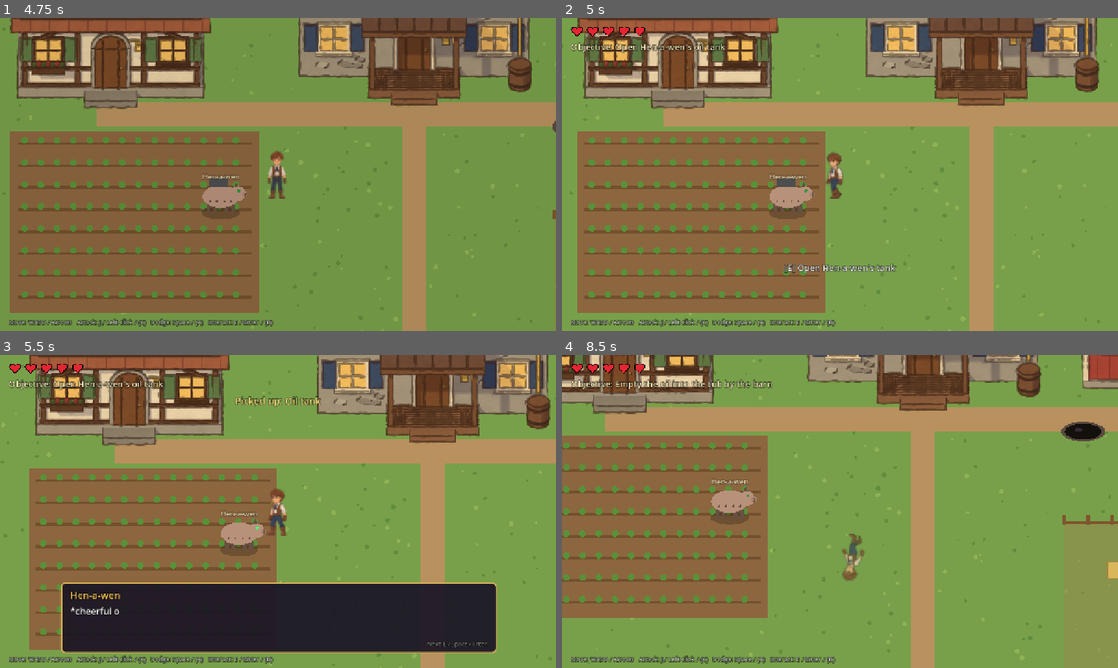
Above: before the commit, frames 1-4 (two rows, left to right).
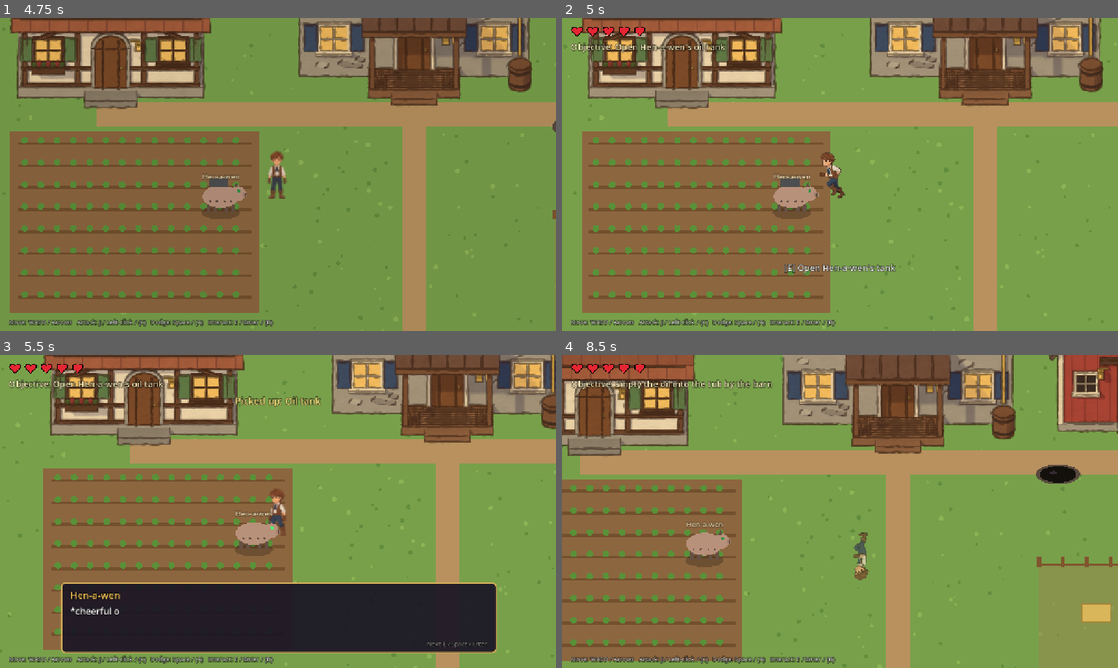
Above: after the commit, the same moments.

Repository: Grabthar21/galactic-adventure
Game: Godot game, scene res://main.tscn
Same seed, same stepped clock (60 frames per second), same inputs: the game is played once before the commit and once after it.
Inputs (mouse positions are in pixels of both pictures, inside the frame that each line leads up to):
- Up to frame 1 (4.75 s): click "Begin" at 0.5 s; tap Enter at 1.25, 2.75 s; move the mouse to (400, 158) at 1.27 s; hold D (move_right) 1.28-2.03 s; hold J (attack) 1.28-2.03 s; click (400, 158) at 1.42 s; tap Space (dodge) at 1.55, 2, 2.1, 3.8 s; move the mouse to (166, 190) at 2.02 s; hold S (move_down) 2.03-2.78 s; tap Shift (run, bound only before the commit) at 2.3, 4.55 s; move the mouse to (333, 105) at 2.77 s; hold D (move_right) 2.78-3.53 s; hold Shift (run, bound only before the commit) 2.78-3.53 s; tap J (attack) at 3.05, 3.6 s; move the mouse to (250, 237) at 3.52 s; hold W (move_up) 3.53-4.28 s; click (250, 237) at 3.67 s; move the mouse to (444, 221) at 4.27 s; hold A (move_left) from 4.28 s (still down); hold Space (dodge) from 4.28 s (still down)
- Up to frame 2 (5 s): keep holding A (move_left); keep holding Space (dodge)
- Up to frame 3 (5.5 s): keep holding A (move_left); move the mouse to (111, 464) at 5.02 s; release Space (dodge) at 5.03 s; tap E (interact) at 5.1 s; tap J (attack) at 5.3 s
- Up to frame 4 (8.5 s): move the mouse to (867, 511) at 5.77 s; release A (move_left) at 5.78 s; hold S (move_down) 5.78-6.53 s; hold Shift (run, bound only before the commit) 5.78-6.53 s; click (867, 511) at 5.92 s; tap Space (dodge) at 6.05, 8.3 s; move the mouse to (756, 433) at 6.52 s; hold D (move_right) 6.53-7.28 s; tap Enter at 6.6 s; tap Shift (run, bound only before the commit) at 6.8 s; move the mouse to (962, 495) at 7.27 s; hold W (move_up) 7.28-8.03 s; hold J (attack) 7.28-8.03 s; tap Keypad Enter at 7.35 s; move the mouse to (728, 527) at 8.02 s; hold D (move_right) from 8.03 s (still down); tap T at 8.1 s; click (728, 527) at 8.17 s

Frame 1 is identical in both runs. In frame 2, 13% of the frame differs, in the area x 2-98%, y 0-100%; in frame 3, 17%; in frame 4, 48%, in the area x 0-100%, y 0-100%.

Commit message:
Run by default; dodge roll on Space: short, a little faster than running
- Running is now the default gait (walk speed x1.8 with the run strips);
  Shift-to-run removed. Walking is kept in the back pocket
  (player.gd DEFAULT_GAIT = "walk"), and heroes without run strips walk.
- Dodge roll (Space / gamepad A): 96 px at run speed x1.25 (~268 px/s,
  0.36 s). Enemy hits miss for the first 0.30 s; the short get-up at the
  end is not protected. Walls stop it (move_and_slide, wall layer 1).
  Cooldown 0.25 s. Plays roll_<dir> strips once they exist; until then
  the old spin placeholder.
- Wolves approach at 230 px/s (a little faster than the run, slower than
  a roll) so they can still close in.
- Tests: default run speed/animation, roll speed vs run, get-up hit
  lands, rolling as a wolf leaps dodges the bite, a wall stops the roll.

Co-Authored-By: Claude Opus 5.5 <noreply@anthropic.com>
Claude-Session: https://claude.ai/code/session_01BTTj8XQEKKbtmbxwbKeDto

Diff:
--- a/scripts/game_state.gd
+++ b/scripts/game_state.gd
@@ -41,8 +41,6 @@
 	_add_action("attack", [KEY_J], [MOUSE_BUTTON_LEFT], [], [JOY_BUTTON_X])
 	# Dodge roll: Space; gamepad A (Xbox) / Cross (PlayStation)  [confirmed binding]
 	_add_action("dodge", [KEY_SPACE], [], [], [JOY_BUTTON_A])
-	# Run: hold Shift (PC for now; a gamepad button can be added later)
-	_add_action("run", [KEY_SHIFT], [], [], [])
 	# Interact / talk: E or Enter; gamepad B (Xbox) / Circle (PlayStation)
 	_add_action("interact", [KEY_E, KEY_ENTER, KEY_KP_ENTER], [], [], [JOY_BUTTON_B])
 
--- a/scripts/player.gd
+++ b/scripts/player.gd
@@ -14,11 +14,18 @@
 const WALK_FPS_BY_DIR := {"down": 37.5, "up": 30.0}   # 30- and 24-frame loops -> 0.8 s per two steps, same cadence as the side walk
 const IDLE_SIDE_FPS := 12.0     # 32-frame breathing loops (tools/sprixen/breathe.py) = ~2.7 s per calm breath
 var walk_speed := SPEED
-const RUN_MULT := 1.8           # holding Run (Shift): speed x1.8; run strips' fps come from art/<hero>_anims.json
+const RUN_MULT := 1.8           # run speed = walk speed x1.8; run strips' fps come from art/<hero>_anims.json
+# Default way of moving. "run" (the family's choice, 24 Nov): the run strips at walk_speed x RUN_MULT.
+# "walk" is kept in the back pocket: the walk strips at walk_speed. Falls back to walking if a
+# hero has no run strips yet.
+const DEFAULT_GAIT := "run"
 var running := false
-const ROLL_DIST := 105.0      # about one character height at gameplay scale
-const ROLL_TIME := 0.32
-const ROLL_COOLDOWN := 0.15
+# Dodge roll (Space / gamepad A): a short burst a little faster than running. Enemy attacks miss
+# during the roll's i-frames; walls stop it like normal movement (move_and_slide, wall layer 1).
+const ROLL_SPEED_MULT := 1.25   # roll speed = run speed x1.25 (~268 px/s)
+const ROLL_DIST := 96.0         # about 0.85 of Arthur's on-screen height
+const ROLL_IFRAMES := 0.30      # invulnerable for the first 0.30 s; the last ~0.06 s (getting up) is not
+const ROLL_COOLDOWN := 0.25
 const CELL := Vector2(98, 148) # frame size in the prepared sheets
 const SCALE := 0.75
 # strips from tools/sprixen may be drawn larger than the 98x148 cells (the smooth Sprixen-style
@@ -42,6 +49,7 @@
 var roll_cd := 0.0
 var roll_vec := Vector2.ZERO
 var invuln_t := 0.0
+var roll_time := 0.36           # set in _ready from ROLL_DIST and the roll speed
 var hurt_t := 0.0
 var knock := Vector2.ZERO
 
@@ -75,6 +83,7 @@
 	var base := "arthur" if hero == "arthur_v2" else hero
 	var tex: Texture2D = load("res://art/%s_frames.png" % base)
 	walk_speed = SPEED_V2 if hero == "arthur_v2" else SPEED
+	roll_time = ROLL_DIST / (walk_speed * RUN_MULT * ROLL_SPEED_MULT)
 	var frames := SpriteFrames.new()
 	frames.remove_animation("default")
 	# Hairstyle: tools/sprixen builds a full strip set per style as art/<hero>__<style>_*
@@ -101,6 +110,12 @@
 		if anims.has("run_" + d) and anims["run_" + d] is Dictionary and anims["run_" + d].has("cell_w"):
 			rw = float(anims["run_" + d]["cell_w"])
 		_add_strip(frames, "run_" + d, "res://art/%s_%s_run.png" % [look, d], _fps(anims, "run_" + d, 30.0), rw)
+		# Roll strips (optional): played once per dodge, timed to last exactly roll_time
+		var key: String = "roll_" + d
+		var cw := float(anims[key]["cell_w"]) if anims.has(key) and anims[key] is Dictionary and anims[key].has("cell_w") else rw
+		if _add_strip(frames, key, "res://art/%s_%s_roll.png" % [look, d], 30.0, cw):
+			frames.set_animation_speed(key, frames.get_frame_count(key) / roll_time)
+			frames.set_animation_loop(key, false)
 	if not _add_strip(frames, "idle_up", "res://art/%s_up_idle.png" % look, _fps(anims, "idle_up", IDLE_SIDE_FPS)):
 		_add_anim(frames, tex, "idle_up", [[3, 0]], 1.0)
 	var side_path := "res://art/%s_side_walk.png" % (look if hero == base else hero)
@@ -246,7 +261,7 @@
 
 
 func is_invulnerable() -> bool:
-	return state == "roll" or invuln_t > 0.0 or state == "dead"
+	return (state == "roll" and roll_t < ROLL_IFRAMES) or invuln_t > 0.0 or state == "dead"
 
 
 func damage_value() -> int:
@@ -279,7 +294,8 @@
 
 	match state:
 		"move":
-			running = controllable and Input.is_action_pressed("run") and input.length() > 0.1
+			running = DEFAULT_GAIT == "run" and input.length() > 0.1 and sprite.sprite_frames != null \
+				and sprite.sprite_frames.has_animation("run_" + anim_dir)
 			velocity = input * walk_speed * (RUN_MULT if running else 1.0)
 			if input.length() > 0.1:
 				facing = input.normalized()
@@ -306,9 +322,10 @@
 			fx.queue_redraw()
 		"roll":
 			roll_t += delta
-			velocity = roll_vec * (ROLL_DIST / ROLL_TIME)
-			sprite.rotation = (roll_t / ROLL_TIME) * TAU * (1.0 if roll_vec.x >= 0.0 else -1.0)
-			if roll_t >= ROLL_TIME:
+			velocity = roll_vec * (ROLL_DIST / roll_time)
+			if not _has_roll_art():   # placeholder until the roll strips exist: spin the sprite
+				sprite.rotation = (roll_t / roll_time) * TAU * (1.0 if roll_vec.x >= 0.0 else -1.0)
+			if roll_t >= roll_time:
 				state = "move"
 				sprite.rotation = 0.0
 				roll_cd = ROLL_COOLDOWN
@@ -324,7 +341,7 @@
 
 	move_and_slide()
 	_update_anim()
-	sprite.modulate.a = 0.75 if state == "roll" else (0.35 if (invuln_t > 0.0 and int(invuln_t * 14.0) % 2 == 0) else 1.0)
+	sprite.modulate.a = 0.75 if (state == "roll" and not _has_roll_art()) else (0.35 if (invuln_t > 0.0 and int(invuln_t * 14.0) % 2 == 0) else 1.0)
 
 
 func _start_attack(n: int) -> void:
@@ -344,6 +361,14 @@
 	combo = 0
 	roll_vec = input.normalized() if input.length() > 0.1 else facing
 	facing = roll_vec
+	_update_anim()
+	if _has_roll_art():
+		sprite.frame = 0
+		sprite.play()
+
+
+func _has_roll_art() -> bool:
+	return sprite.sprite_frames != null and sprite.sprite_frames.has_animation("roll_" + anim_dir)
 
 
 func _apply_hit() -> void:
@@ -370,11 +395,15 @@
 	var moving := velocity.length() > 20.0 and state == "move"
 	var anim := ("walk_" if moving or state == "roll" else "idle_") + anim_dir
 	var base_speed := walk_speed
-	if moving and running:
-		if sprite.sprite_frames.has_animation("run_" + anim_dir):
-			anim = "run_" + anim_dir
-			base_speed = walk_speed * RUN_MULT
-		# (no run strip yet: the walk plays faster below)
+	if (moving or state == "roll") and DEFAULT_GAIT == "run" and sprite.sprite_frames.has_animation("run_" + anim_dir):
+		anim = "run_" + anim_dir
+		base_speed = walk_speed * RUN_MULT
+	if state == "roll" and _has_roll_art():
+		anim = "roll_" + anim_dir    # one roll per dodge: its fps is set so it lasts roll_time
+		if sprite.animation != anim:
+			sprite.play(anim)
+		sprite.speed_scale = 1.0
+		return
 	if sprite.animation != anim:
 		sprite.play(anim)
 	# legs keep pace with actual speed (e.g. a half-pushed stick walks slower, not skating)
--- a/scripts/wolf.gd
+++ b/scripts/wolf.gd
@@ -3,7 +3,7 @@
 
 signal defeated
 
-const SPEED := 120.0   # a little faster than the hero's walk, slower than a dodge
+const SPEED := 230.0   # a little faster than the hero's run (214), slower than a dodge roll (268)
 const LUNGE_SPEED := 620.0
 const LUNGE_TIME := 0.28
 const TELEGRAPH := 0.65
--- a/tests/playthrough_test.gd
+++ b/tests/playthrough_test.gd
@@ -109,10 +109,11 @@
 	ok("no damage while rolling", p.hp == hp_before)
 	for i in 30: await physics_frame
 	var dist: float = start.distance_to(p.global_position)
-	ok("roll distance about one character height (~105px)", dist > 80.0 and dist < 125.0, "%.0fpx" % dist)
+	ok("roll distance short (~96px)", dist > 80.0 and dist < 112.0, "%.0fpx" % dist)
 	p.invuln_t = 0.0
 	p.take_hit(1, p.global_position + Vector2(20, 0))
 	ok("hit lands when not rolling", p.hp == hp_before - 1, "hp %d -> %d" % [hp_before, p.hp])
+	await _roll_checks(p, wolves)
 	# lunge telegraph + contact damage
 	var w2 = wolves[1]
 	w2.set_physics_process(true)
@@ -133,3 +134,80 @@
 		await process_frame; guard2 += 1
 	ok("respawn restores health", p.hp == p.max_hp)
 	ok("respawn resets wolves", get_nodes_in_group("enemies").size() == 3)
+
+
+## Running is the default gait; the dodge roll is a short burst a little faster than running,
+## dodges a real wolf lunge, ends with a short vulnerable get-up, and walls stop it.
+func _roll_checks(p, wolves) -> void:
+	p.invuln_t = 0.0; p.state = "move"; p.velocity = Vector2.ZERO
+	var run_speed: float = p.walk_speed * p.RUN_MULT
+	# default movement = run
+	Input.action_press("move_right")
+	for i in 12: await physics_frame
+	var v_run: float = p.velocity.length()
+	if p.sprite.sprite_frames.has_animation("run_side"):
+		ok("default movement is the run", absf(v_run - run_speed) < 2.0 and String(p.sprite.animation) == "run_side",
+			"%.0f px/s, %s" % [v_run, p.sprite.animation])
+	else:   # a hero without run strips yet (Gwen) keeps walking
+		ok("no run strips: walks", absf(v_run - p.walk_speed) < 2.0, "%.0f px/s" % v_run)
+	# roll speed: a little faster than the run
+	await tap("dodge")
+	var v_roll := 0.0
+	for i in 6:
+		await physics_frame
+		if p.state == "roll": v_roll = maxf(v_roll, p.velocity.length())
+	Input.action_release("move_right")
+	ok("roll a little faster than running (1.1-1.4x)", v_roll > run_speed * 1.1 and v_roll < run_speed * 1.4,
+		"roll %.0f vs run %.0f px/s" % [v_roll, run_speed])
+	while p.state == "roll": await physics_frame
+	# the get-up at the end of the roll is not protected
+	p.invuln_t = 0.0; p.state = "move"
+	for i in 20: await physics_frame
+	await tap("dodge")
+	while p.state == "roll" and p.roll_t < p.ROLL_IFRAMES + 0.01: await physics_frame
+	var hp_a: int = p.hp
+	if p.state == "roll":
+		p.take_hit(1, p.global_position + Vector2(20, 0))
+	ok("end of the roll (get-up) is not invulnerable", p.hp == hp_a - 1, "hp %d -> %d" % [hp_a, p.hp])
+	p.hp = p.max_hp; p.invuln_t = 0.0; p.state = "move"; p.knock = Vector2.ZERO
+	for i in 30: await physics_frame
+	# a real wolf lunge is dodged by rolling as it leaps
+	var w = wolves[2]
+	w.set_physics_process(true)
+	p.invuln_t = 0.0; p.state = "move"
+	w.global_position = p.global_position + Vector2(150, 0)
+	w.state = "telegraph"; w.t = 0.0; w.holding_token = true; w.get_script().attackers = 1
+	var hp_b: int = p.hp
+	while w.state == "telegraph": await physics_frame
+	Input.action_press("move_up")
+	await tap("dodge")
+	Input.action_release("move_up")
+	while w.state == "lunge": await physics_frame
+	ok("rolling as the wolf leaps dodges the bite", p.hp == hp_b, "hp %d -> %d" % [hp_b, p.hp])
+	w.set_physics_process(false); w.global_position = Vector2(2300, 1500); w.state = "circle"
+	w._release_token()
+	while p.state == "roll": await physics_frame
+	# walls stop a roll
+	p.invuln_t = 0.0; p.state = "move"
+	var wall := StaticBody2D.new()
+	wall.collision_layer = 1
+	var cs := CollisionShape2D.new()
+	var rs := RectangleShape2D.new()
+	rs.size = Vector2(20, 200)
+	cs.shape = rs
+	wall.add_child(cs)
+	p.get_parent().add_child(wall)
+	wall.global_position = p.global_position + Vector2(80, 0)   # nearer than a full roll (96px)
+	for i in 30: await physics_frame   # roll cooldown
+	var x0: float = p.global_position.x
+	Input.action_press("move_right")
+	await tap("dodge")
+	Input.action_release("move_right")
+	var max_x := x0
+	while p.state == "roll":
+		await physics_frame
+		max_x = maxf(max_x, p.global_position.x)
+	ok("a wall stops the roll", max_x - x0 > 20.0 and max_x < wall.global_position.x - 10.0,
+		"rolled %.0fpx, stopped at x %.0f, wall face at %.0f" % [max_x - x0, max_x, wall.global_position.x - 10.0])
+	wall.queue_free()
+	p.hp = p.max_hp; p.hp_changed.emit(p.hp, p.max_hp)
--- a/tests/render_run.gd
+++ b/tests/render_run.gd
@@ -1,7 +1,8 @@
 extends SceneTree
-## Starts the game, then walks and runs (Shift) in each direction and saves a screenshot of each
-## (real renderer, under xvfb): /tmp/run_<walk|run>_<dir>.png. Also checks the run animations load
-## with the manifest's frame counts and wide cells, and that holding Run plays them.
+## Starts the game, then runs (the default gait) and dodge-rolls (Space) in each direction and
+## saves a screenshot of each (real renderer, under xvfb): /tmp/run_<run|roll>_<dir>.png. Also
+## checks the run animations load with the manifest's frame counts and wide cells, and that moving
+## plays them (and the roll strips during a roll, once they exist).
 var _f := 0
 var _main: Node
 var _player: Node
@@ -31,7 +32,7 @@
 
 
 func _release_all() -> void:
-	for a in ["move_right", "move_left", "move_down", "move_up", "run"]:
+	for a in ["move_right", "move_left", "move_down", "move_up", "dodge"]:
 		Input.action_release(a)
 
 
@@ -57,20 +58,22 @@
 				_check(sf.get_frame_count("run_" + d) == {"side": 18, "down": 26, "up": 23}[d], "run_%s frame count" % d)
 	# each step: hold the keys 40 frames, screenshot, check the animation
 	var k := _f - 160
+	if k >= 0:
+		_i = k / 70
 	if k >= 0 and _i < _steps.size():
 		var s = _steps[_i]
-		if k % 50 == 0:
+		if k % 70 == 0:
 			_release_all()
 			Input.action_press(s[0])
-			if s[1]:
-				Input.action_press("run")
-		if k % 50 == 40:
+		if s[1] and k % 70 == 50:
+			Input.action_press("dodge")
+		if k % 70 == (56 if s[1] else 60):
 			var dir: String = {"move_right": "right", "move_left": "left", "move_down": "down", "move_up": "up"}[s[0]]
-			var kind := "run" if s[1] else "walk"
-			var want: String = kind + "_" + ("side" if dir in ["right", "left"] else dir)
+			var kind := "roll" if s[1] else "run"
+			var d: String = "side" if dir in ["right", "left"] else dir
+			var want: String = (kind if _player.sprite.sprite_frames.has_animation("roll_" + d) or kind == "run" else "run") + "_" + d
 			_check(String(_player.sprite.animation) == want, "%s %s plays %s (got %s)" % [kind, dir, want, _player.sprite.animation])
 			root.get_texture().get_image().save_png("/tmp/run_%s_%s.png" % [kind, dir])
-			_i += 1
 	if _i >= _steps.size():
 		_release_all()
 		print("SUMMARY: %d failed" % _fails)
Not shown, added: tests/render_run.gd.uid
